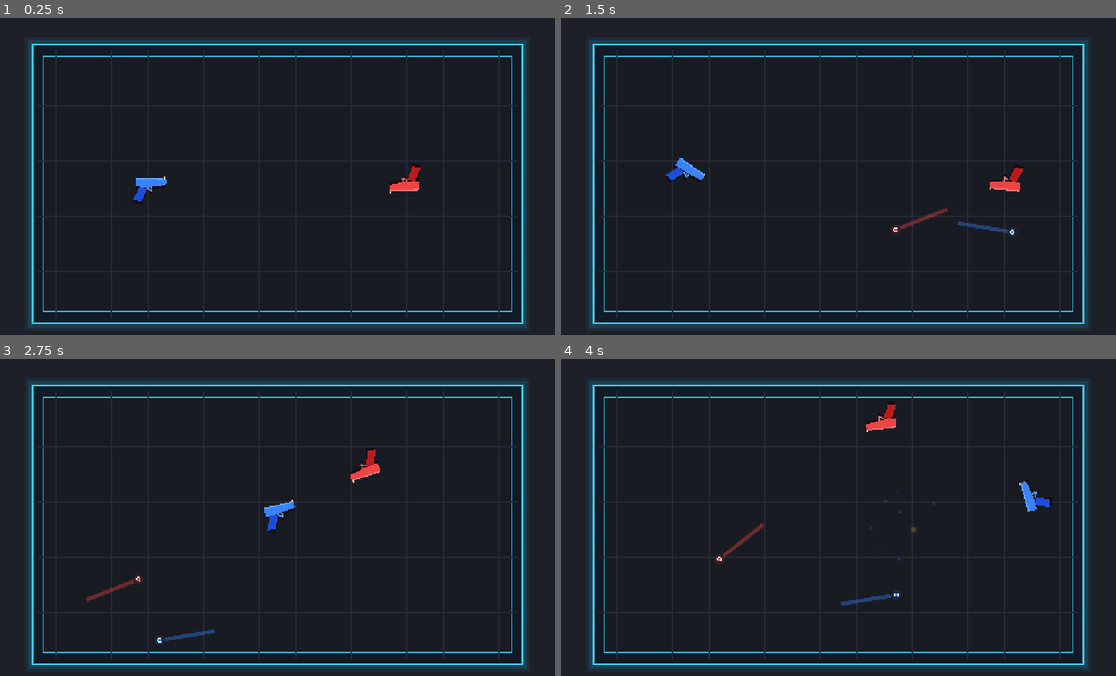
Above: before the commit, frames 1-4 (two rows, left to right).
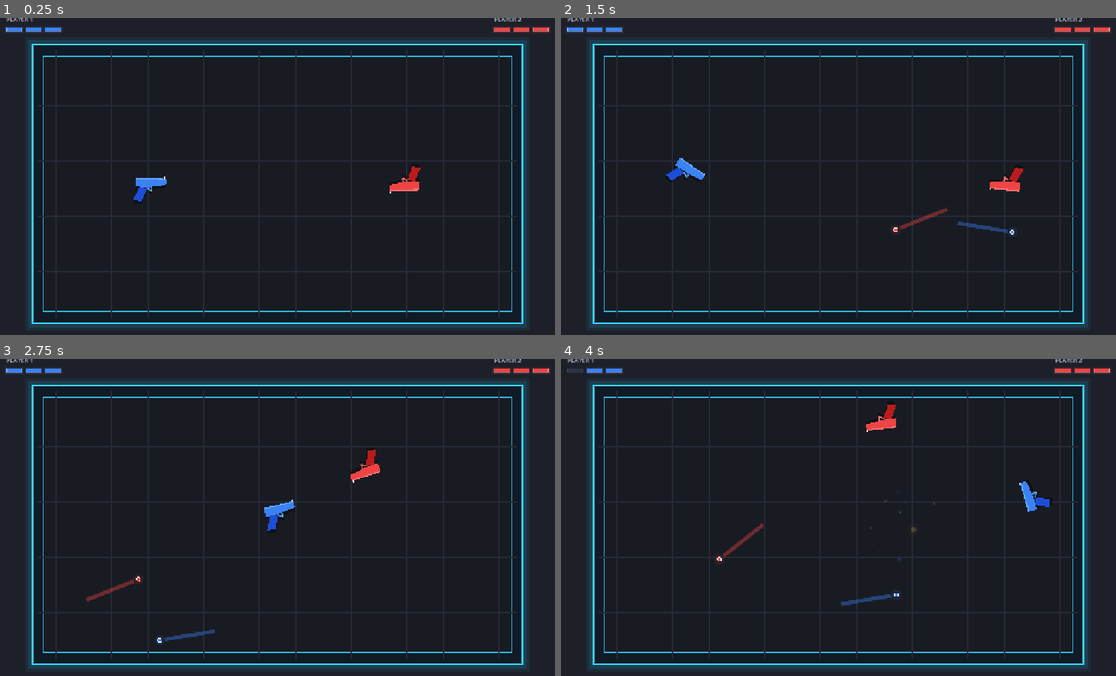
Above: after the commit, the same moments.

Repository: iamsaaddar/RecoilArena
Game: Godot game, scene res://scenes/main/Main.tscn
Same seed, same stepped clock (60 frames per second), same inputs: the game is played once before the commit and once after it.
Inputs:
- Up to frame 1 (0.25 s): no input
- Up to frame 2 (1.5 s): tap A (player_1_shoot) at 0.6 s; hold Left from 1.28 s (still down); tap L (player_2_shoot) at 1.35 s
- Up to frame 3 (2.75 s): release Left at 2.03 s; tap A (player_1_shoot) at 2.1 s
- Up to frame 4 (4 s): tap L (player_2_shoot) at 2.85 s; hold Left from 3.53 s (still down); tap A (player_1_shoot) at 3.6 s

The runs differ from the first frame. In frame 1, 0.4% of the frame differs, in the area x 1-100%, y 0-5%; in frame 2, 0.4%; in frame 3, 0.4%; in frame 4, 0.4%.

Commit message:
Add animated player health HUD
Display each player's remaining health segments and animate the segment lost when they take a hit.

Diff:
--- a/scripts/systems/Arena.gd
+++ b/scripts/systems/Arena.gd
@@ -18,14 +18,18 @@
 const GUN_SCENE := preload("res://scenes/player/Gun.tscn")
 const BULLET_SCENE := preload("res://scenes/projectiles/Bullet.tscn")
 const HIT_SPARK_SCENE := preload("res://scenes/effects/HitSpark.tscn")
+const HEALTH_HUD_SCRIPT := preload("res://scripts/systems/HealthHUD.gd")
 
 var _projectiles: Node2D
+var _health_hud: HealthHUD
 
 
 func _ready() -> void:
 	_projectiles = Node2D.new()
 	_projectiles.name = "Projectiles"
 	add_child(_projectiles)
+	_health_hud = HEALTH_HUD_SCRIPT.new() as HealthHUD
+	add_child(_health_hud)
 	_spawn_player(1, Vector2(360.0, 360.0), 0.0, Color("3b82f6"), &"player_1_shoot")
 	_spawn_player(2, Vector2(920.0, 360.0), 180.0, Color("ef4444"), &"player_2_shoot")
 
@@ -72,6 +76,7 @@
 	if not is_instance_valid(target) or not is_instance_valid(shooter):
 		return
 	target.receive_hit(impact_direction)
+	_health_hud.update_health(target.player_id, target.hit_count, target.gun_color)
 	var spark := HIT_SPARK_SCENE.instantiate() as HitSpark
 	spark.effect_color = target.gun_color
 	# The reference prototype bursts particles from the gun's center, not the bullet tip.
--- /dev/null
+++ b/scripts/systems/HealthHUD.gd
@@ -0,0 +1,80 @@
+extends CanvasLayer
+class_name HealthHUD
+## Compact three-segment health display with a short hit-loss animation.
+
+const SEGMENT_COUNT := 3
+const SEGMENT_WIDTH := 34.0
+const SEGMENT_HEIGHT := 8.0
+const SEGMENT_GAP := 8.0
+const ANIMATION_DURATION := 0.32
+const LEFT_MARGIN := 52.0
+const TOP_MARGIN := 8.0
+
+var _health := {1: 0, 2: 0}
+var _colors := {1: Color("3b82f6"), 2: Color("ef4444")}
+var _animations := {1: -1.0, 2: -1.0}
+var _draw_layer: Control
+
+
+func _ready() -> void:
+	_draw_layer = Control.new()
+	_draw_layer.name = "HealthDisplay"
+	_draw_layer.set_anchors_and_offsets_preset(Control.PRESET_FULL_RECT)
+	_draw_layer.mouse_filter = Control.MOUSE_FILTER_IGNORE
+	_draw_layer.draw.connect(_draw_health)
+	add_child(_draw_layer)
+
+
+func update_health(player_id: int, hit_count: int, player_color: Color) -> void:
+	if not _health.has(player_id):
+		return
+	var previous_hits: int = _health[player_id]
+	_health[player_id] = clampi(hit_count, 0, SEGMENT_COUNT)
+	_colors[player_id] = player_color
+	if hit_count > previous_hits:
+		_animations[player_id] = 0.0
+	_draw_layer.queue_redraw()
+
+
+func _process(delta: float) -> void:
+	var needs_redraw := false
+	for player_id in [1, 2]:
+		if _animations[player_id] >= 0.0:
+			_animations[player_id] += delta
+			if _animations[player_id] >= ANIMATION_DURATION:
+				_animations[player_id] = -1.0
+			needs_redraw = true
+	if needs_redraw:
+		_draw_layer.queue_redraw()
+
+
+func _draw_health() -> void:
+	var font := ThemeDB.fallback_font
+	var total_width := SEGMENT_COUNT * SEGMENT_WIDTH + (SEGMENT_COUNT - 1) * SEGMENT_GAP
+	_draw_player(1, Vector2(LEFT_MARGIN, TOP_MARGIN), font)
+	_draw_player(2, Vector2(1280.0 - LEFT_MARGIN - total_width, TOP_MARGIN), font)
+
+
+func _draw_player(player_id: int, origin: Vector2, font: Font) -> void:
+	var color: Color = _colors[player_id]
+	var label := "PLAYER %d" % player_id
+	_draw_layer.draw_string(font, origin, label, HORIZONTAL_ALIGNMENT_LEFT, -1, 13, Color(0.78, 0.82, 0.9, 0.9))
+	var segments_y := origin.y + 13.0
+	for index in range(SEGMENT_COUNT):
+		var rect := Rect2(origin.x + index * (SEGMENT_WIDTH + SEGMENT_GAP), segments_y, SEGMENT_WIDTH, SEGMENT_HEIGHT)
+		var lost: bool = index < int(_health[player_id])
+		if lost:
+			var is_new_loss: bool = index == int(_health[player_id]) - 1 and float(_animations[player_id]) >= 0.0
+			if is_new_loss:
+				var progress: float = clampf(_animations[player_id] / ANIMATION_DURATION, 0.0, 1.0)
+				var scale_x := lerpf(1.0, 0.35, progress)
+				var animated_rect := Rect2(rect.position + Vector2((1.0 - scale_x) * rect.size.x * 0.5, 0.0), Vector2(rect.size.x * scale_x, rect.size.y))
+				_draw_layer.draw_rect(animated_rect.grow(3.0 * (1.0 - progress)), Color(color, (1.0 - progress) * 0.45), true)
+				_draw_layer.draw_rect(animated_rect, Color(color, 1.0 - progress), true)
+			else:
+				_draw_layer.draw_rect(rect, Color(0.20, 0.23, 0.30, 0.75), true)
+				_draw_layer.draw_rect(rect, Color(0.42, 0.47, 0.56, 0.18), false, 1.0)
+		else:
+			_draw_layer.draw_rect(rect.grow(3.0), Color(color, 0.12), true)
+			_draw_layer.draw_rect(rect, color, true)
+			_draw_layer.draw_rect(rect, Color(1.0, 1.0, 1.0, 0.35), false, 1.0)
Not shown, added: scripts/systems/HealthHUD.gd.uid
